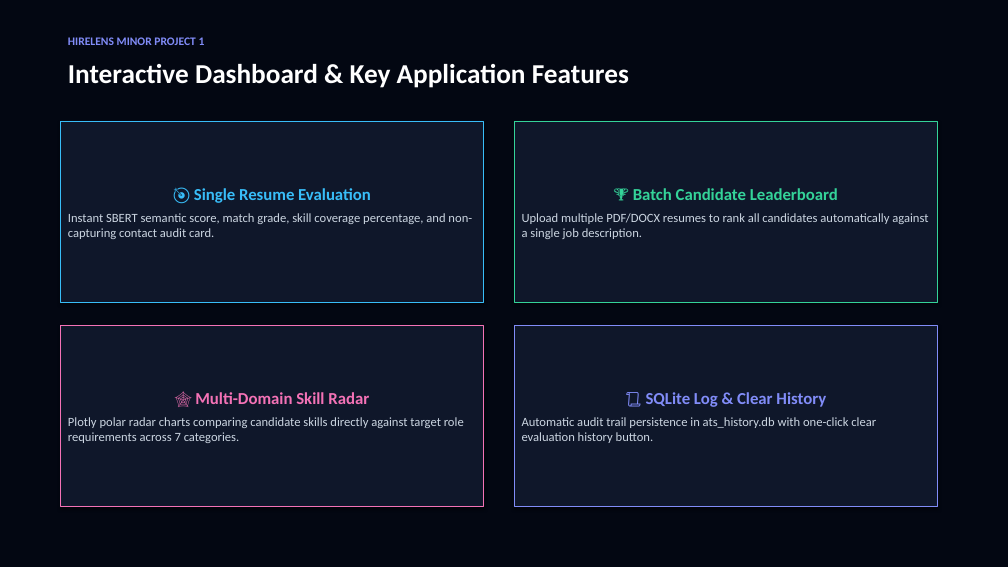
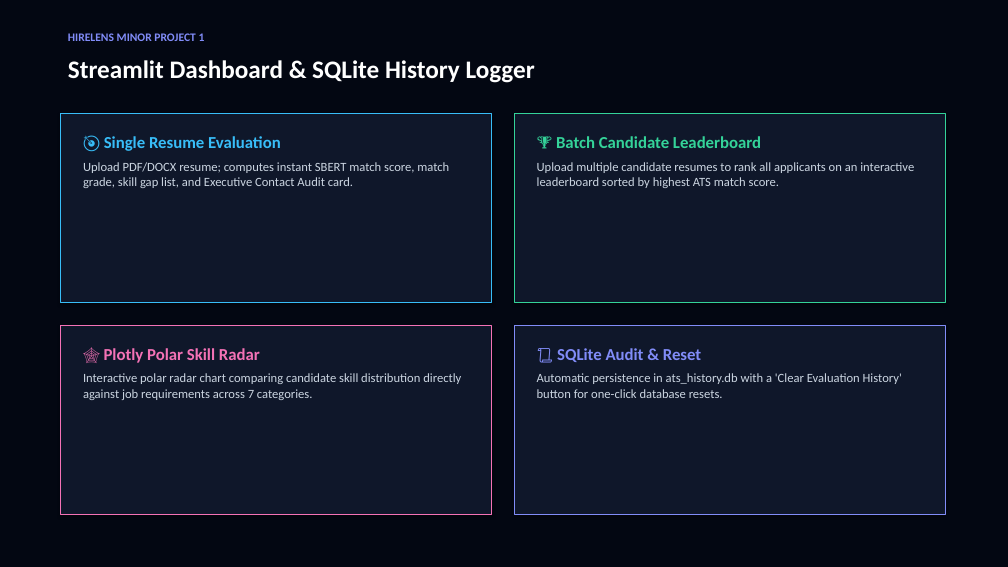
Before and after one commit to Aryan8182/Hirelens-ai-resume-analyzer, a slide deck: slide 9 of HireLens_Presentation.pptx (slide 6 before the commit). Drawn at 1008x567 pixels with LibreOffice and Linux fonts; fonts in the diff are those of the drawing. Boxes give left, top, right and bottom in pixels: in the first picture for what was removed or moved away, otherwise in the second. Text is boxed around its words. In the diff, an @@ line names an element or a change of style, - is before the commit and + after.

```diff
--- a/HireLens_Presentation.pptx
+++ b/HireLens_Presentation.pptx
@@ text "HIRELENS MINOR PROJECT 1": place and size @@
-text "HIRELENS MINOR PROJECT 1" at box(68, 37, 205, 45)
+text "HIRELENS MINOR PROJECT 1" at box(68, 33, 205, 41)
@@ text at box(68, 60, 535, 83): text changed; size 26 to 24 pt @@
-Interactive Dashboard & Key Application Features
+Streamlit Dashboard & SQLite History Logger
@@ rectangle added at box(60, 113, 492, 302), fill #0F172A, outline #38BDF8 0.75 pt @@
@@ rectangle: place and size @@
-rectangle at box(514, 121, 938, 302)
+rectangle at box(514, 113, 945, 302)
@@ text "🎯 Single Resume Evaluation": place and size @@
-text "🎯 Single Resume Evaluation" at box(60, 121, 484, 302)
+text "🎯 Single Resume Evaluation" at box(83, 136, 449, 188)
@@ text "🎯 Single Resume Evaluation" at box(83, 136, 449, 188): vertical alignment middle to top; fill #0F172A to none; outline #38BDF8 0.75 pt to none; shadow off @@
@@ text at box(104, 136, 281, 151): alignment centre to left @@
@@ text added at box(537, 136, 914, 188), 12 pt, text #CBD5E1 @@
+🏆 Batch Candidate Leaderboard
+Upload multiple candidate resumes to rank all applicants on an interactive leaderboard sorted by highest ATS match score.
@@ text at box(83, 162, 449, 188): text changed @@
-Instant SBERT semantic score, match grade, skill coverage percentage, and non-capturing contact audit card.
+Upload PDF/DOCX resume; computes instant SBERT match score, match grade, skill gap list, and Executive Contact Audit card.
@@ text in rectangle at box(522, 188, 928, 239): text removed @@
-🏆 Batch Candidate Leaderboard
-Upload multiple PDF/DOCX resumes to rank all candidates automatically against a single job description.
@@ rectangle added at box(60, 325, 492, 514), fill #0F172A, outline #F472B6 0.75 pt @@
@@ rectangle added at box(514, 325, 945, 514), fill #0F172A, outline #818CF8 0.75 pt @@
@@ text "🕸️ Plotly Polar Skill Radar": place and size @@
-text "🕸️ Plotly Polar Skill Radar" at box(60, 325, 484, 507)
+text "🕸️ Plotly Polar Skill Radar" at box(83, 348, 461, 400)
@@ text "🕸️ Plotly Polar Skill Radar" at box(83, 348, 461, 400): vertical alignment middle to top; fill #0F172A to none; outline #F472B6 0.75 pt to none; shadow off @@
@@ text at box(83, 348, 461, 400): text changed @@
-🕸️ Multi-Domain Skill Radar
-Plotly polar radar charts comparing candidate skills directly against target role requirements across 7 categories.
+🕸️ Plotly Polar Skill Radar
+Interactive polar radar chart comparing candidate skill distribution directly against job requirements across 7 categories.
@@ text "📜 SQLite Audit & Reset": place and size @@
-text "📜 SQLite Audit & Reset" at box(514, 325, 938, 507)
+text "📜 SQLite Audit & Reset" at box(537, 348, 902, 398)
@@ text "📜 SQLite Audit & Reset" at box(537, 348, 902, 398): vertical alignment middle to top; fill #0F172A to none; outline #818CF8 0.75 pt to none; shadow off @@
@@ text at box(537, 348, 902, 398): text changed @@
-📜 SQLite Log & Clear History
-Automatic audit trail persistence in ats_history.db with one-click clear evaluation history button.
+📜 SQLite Audit & Reset
+Automatic persistence in ats_history.db with a 'Clear Evaluation History' button for one-click database resets.
```
Also in this commit, not shown: 6 other slides changed, 5 slides added, 3 slides removed, 1 other file.
